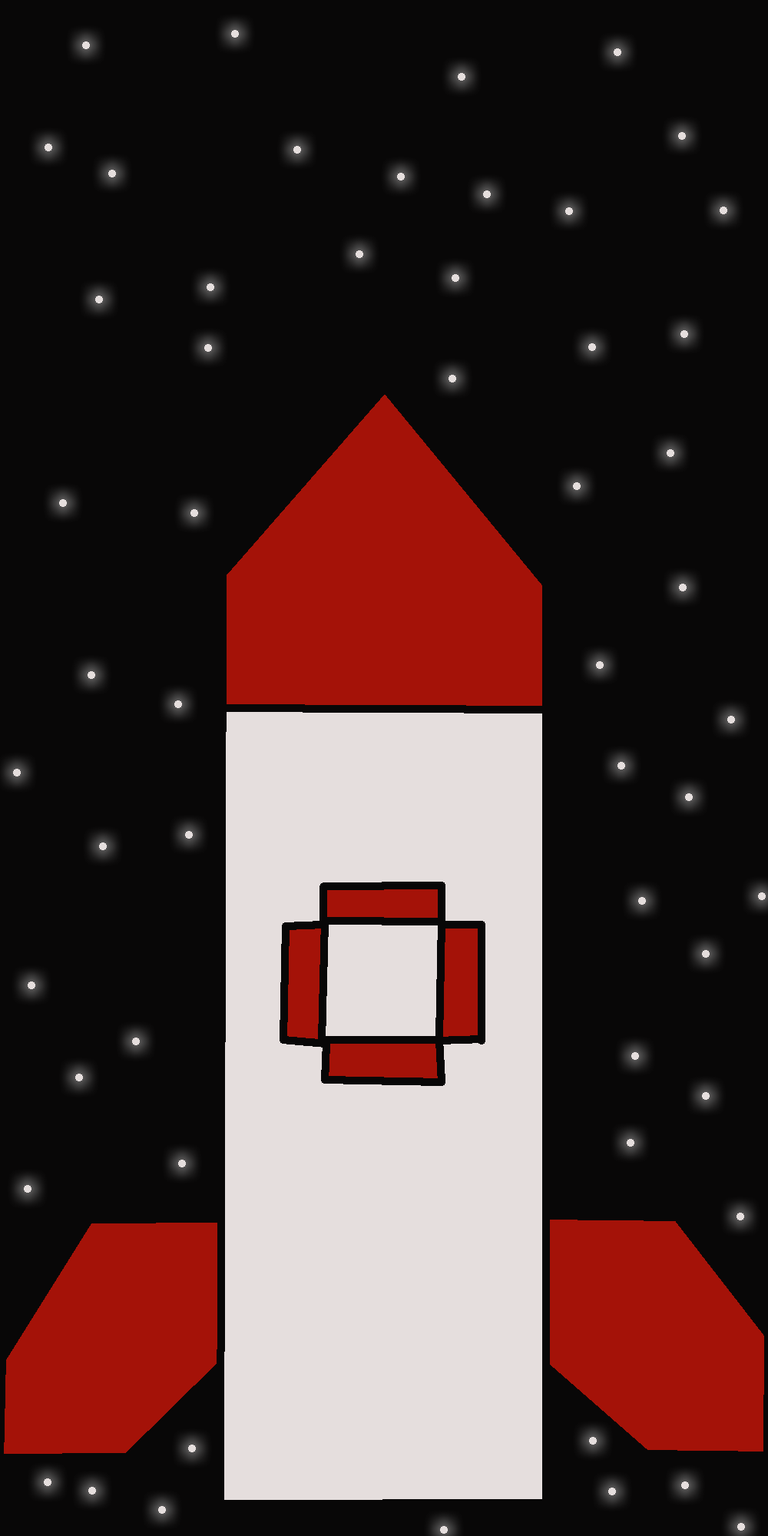
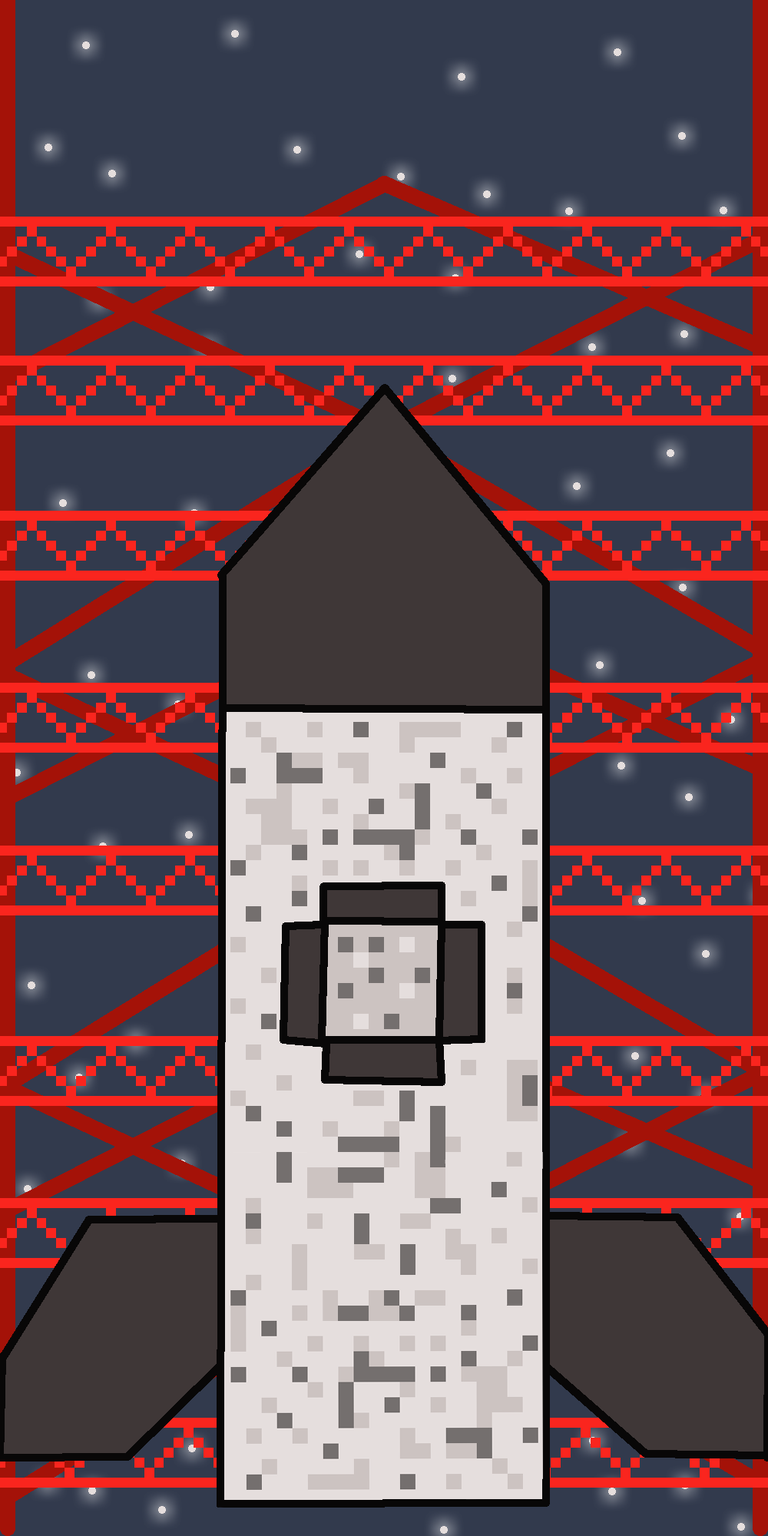
The second w=768, h=1536 image is a revision of the first. Changes to its layers:
painted on "Layer 3" over <box>3,394,765,1454</box>
painted on "Layer 4" over <box>287,889,478,1079</box>
added layer "Layer 11" above "Layer 5" over <box>229,1151,543,1500</box>
painted on "Layer 5" over <box>230,721,538,1321</box>
painted on "Layer 2" over <box>217,1042,485,1510</box>
added layer "Hue/Saturation 1 copy 3" above "Layer 9" over <box>0,216,768,1488</box>
added layer "Layer 9" above "Layer 6" over <box>0,0,768,1536</box>
moved "Layer 6" above "Layer 7" over <box>13,29,766,1534</box>
painted on "Layer 1" over <box>0,0,768,1536</box>
